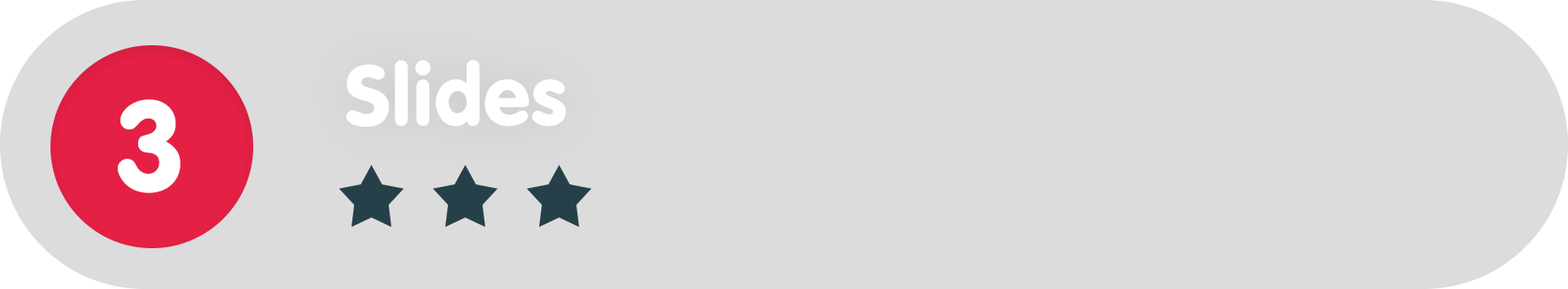
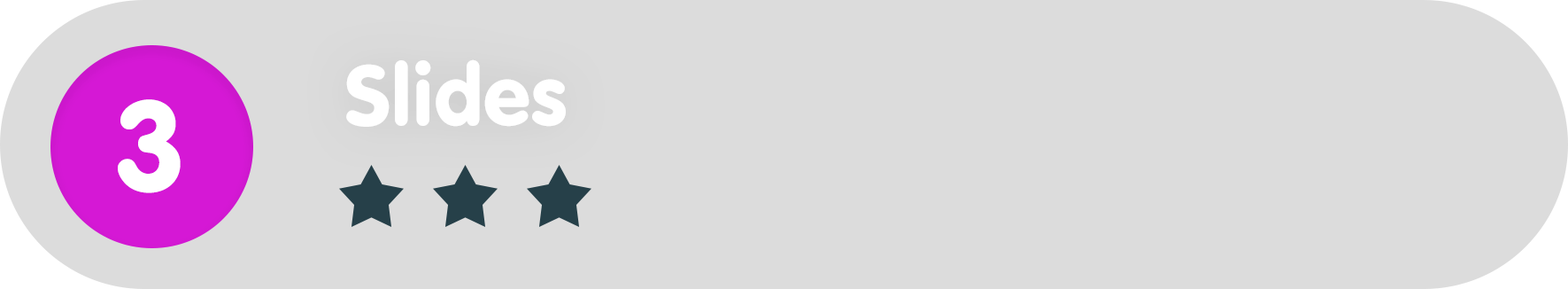
Before/after of a 1568×289 layered artwork. What changed in the layer stack:
painted on "Ellipse_green" over [50, 45, 254, 248]
